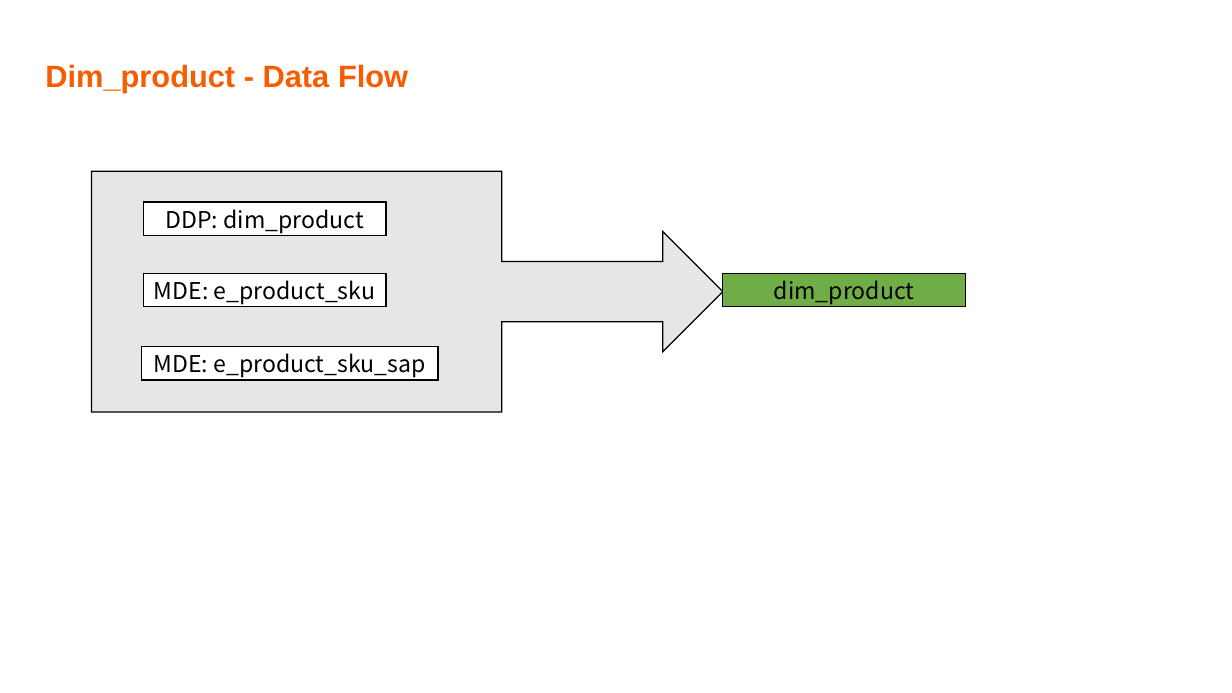
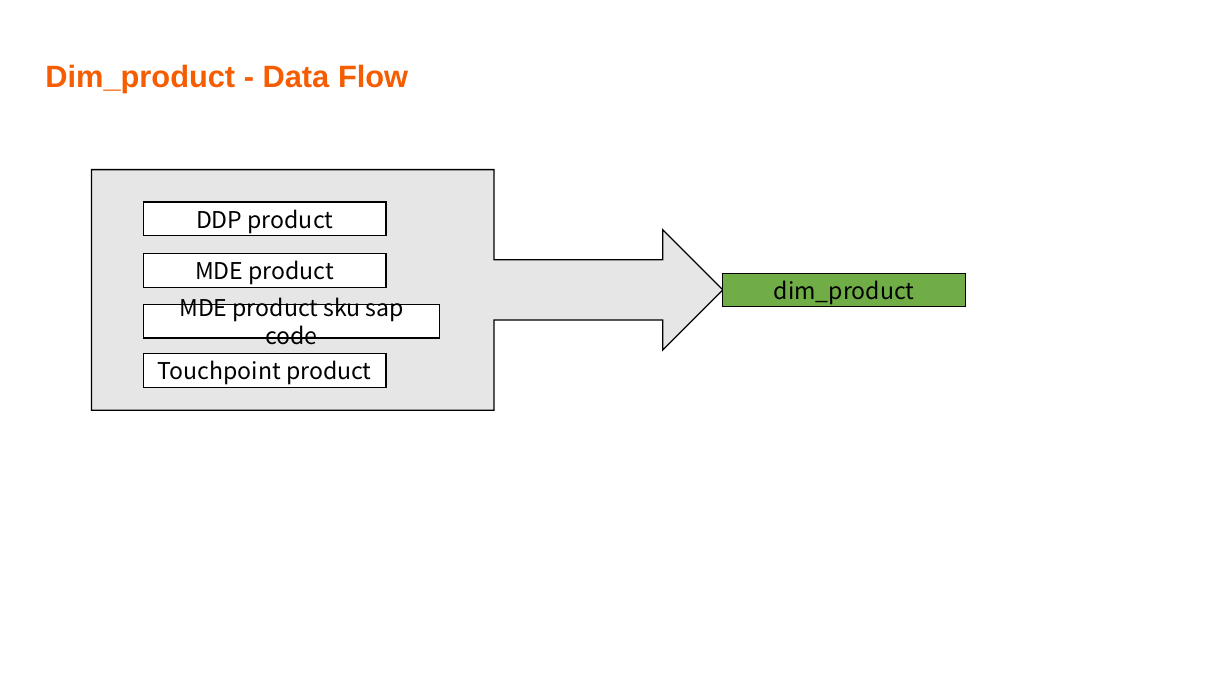
Before and after one commit to Ben202309141505/Documents, a slide deck: slide 28 of NGSE docs/NGSE China - Data Readiness Report_20231226_V0.1.pptx (slide 27 before the commit). Drawn at 1232x693 pixels with LibreOffice and Linux fonts; fonts in the diff are those of the drawing; background and template pictures are left out. Boxes give left, top, right and bottom in pixels: in the first picture for what was removed or moved away, otherwise in the second. Text is boxed around its words. In the diff, an @@ line names an element or a change of style, - is before the commit and + after.

```diff
--- a/NGSE docs/NGSE China - Data Readiness Report_20231226_V0.1.pptx
+++ b/NGSE docs/NGSE China - Data Readiness Report_20231226_V0.1.pptx
@@ right arrow callout at bbox=[91, 170, 723, 410]: proportions changed @@
@@ text in rectangle at bbox=[196, 209, 334, 233]: text changed @@
-DDP: dim_product
+DDP product
@@ rectangle "MDE product": place and size @@
-rectangle "MDE product" at bbox=[143, 274, 385, 307]
+rectangle "MDE product" at bbox=[143, 254, 385, 287]
@@ text in rectangle at bbox=[195, 260, 335, 285]: text changed @@
-MDE: e_product_sku
+MDE product
@@ rectangle "MDE product sku sap code": place and size @@
-rectangle "MDE product sku sap code" at bbox=[141, 347, 438, 380]
+rectangle "MDE product sku sap code" at bbox=[143, 305, 440, 338]
@@ text in rectangle at bbox=[179, 297, 404, 345]: text changed @@
-MDE: e_product_sku_sap
+MDE product sku sap code
@@ rectangle added at bbox=[143, 354, 385, 387], fill #FFFFFF, outline #000000 1 pt, 18 pt, text #000000 @@
+Touchpoint product
```
Also in this commit, not shown: 7 other slides changed, 1 slide added.
